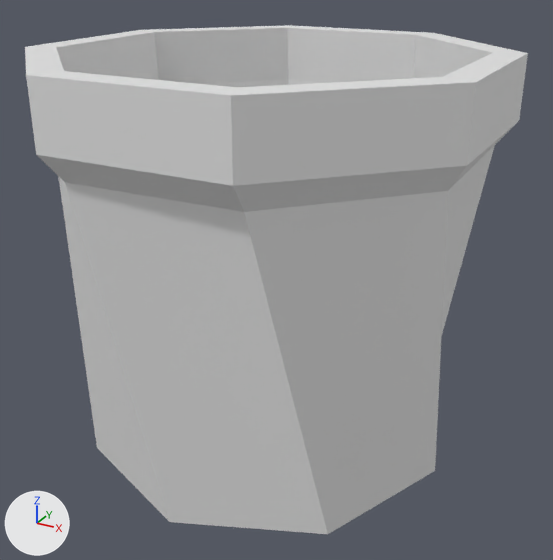
The FBX model Assets/ArtRes/Map/Office/scene_trashCan.fbx as it was, and as the next commit left it.
Camera for both pictures: a camera (50 mm lens) standing at (0.355, -0.632, 0.488) and looking at (0.011, -0.006, 0.175). Lighting does not change. The marker at lower left points along +X, +Y and +Z. Where no turn or scale is listed for an object, it has been applied to the vertices.

The first picture shows 'trashCan'.
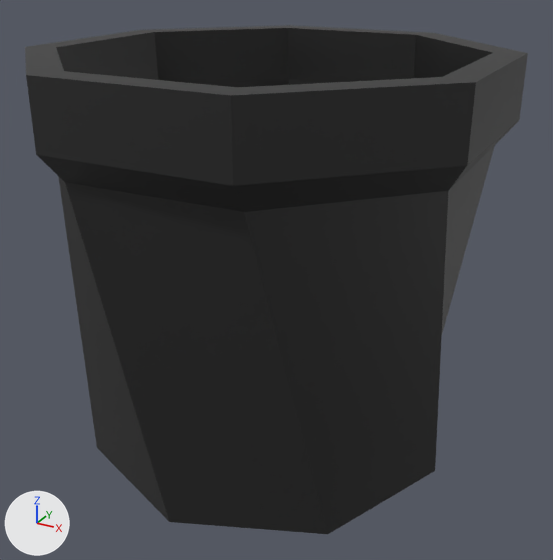
What differs and where, as boxes [x1, y1, x2, y2] in the pictures (553 x 560 px):
part 1 of me_圆环, recoloured (white to black): [145, 25, 428, 528] in both
part 2 of me_圆环, recoloured (white to black): [25, 30, 169, 521] in both
part 3 of me_圆环, recoloured (white to black): [26, 71, 476, 534] in both
part 4 of me_圆环, recoloured: [414, 33, 528, 333] in both

The change in detail:
Material 'cloth' (mat_cloth) is new.
Its base color is (1.0, 0.983, 0.983) (white #fffdfd).
Material 'iron' (mat_iron) is new.
Its base color is (0.0159, 0.0159, 0.0159) (black #222222).
me_圆环 has 104 vertices, 130 faces and spans x -0.214..0.214, y -0.214..0.214, z 0.0..0.399.
me_圆环 is used by ob_trashcan; location (0.0, 0.0, 0.0).
me_圆环 part 1: 14 of the faces centred in x -0.153..0.0, y 0.0..0.212, z 0.0..0.399 switch from no material to mat_iron (black #222222).
me_圆环 part 2: 12 of the faces centred in x -0.212..-0.094, y -0.153..-0.002, z 0.158..0.399 switch from no material to mat_iron (black #222222).
me_圆环 part 3: 12 of the faces centred in x 0.002..0.153, y -0.212..-0.094, z 0.158..0.399 switch from no material to mat_iron (black #222222).
me_圆环 part 4: 12 of the faces centred in x 0.094..0.212, y 0.002..0.153, z 0.158..0.399 switch from no material to mat_iron (black #222222).
me_圆环 now uses material mat_cloth (white #fffdfd).
